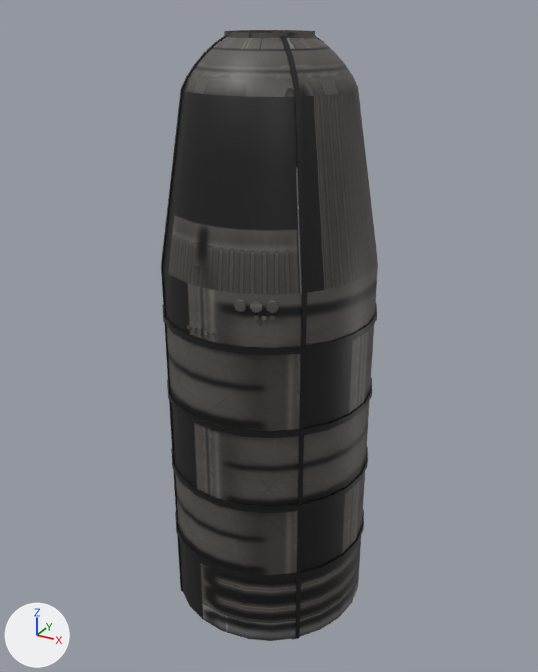
An edit to the Blender file mek_fgb/giant_tank.blend, drawn before and after from the same camera.
Camera for both pictures: a 50 mm camera at (4.0, -7.28, 4.01) aimed at (-0.07, 0.12, 0.31). Every picture has the same lights, and +X, +Y and +Z are marked at lower left.
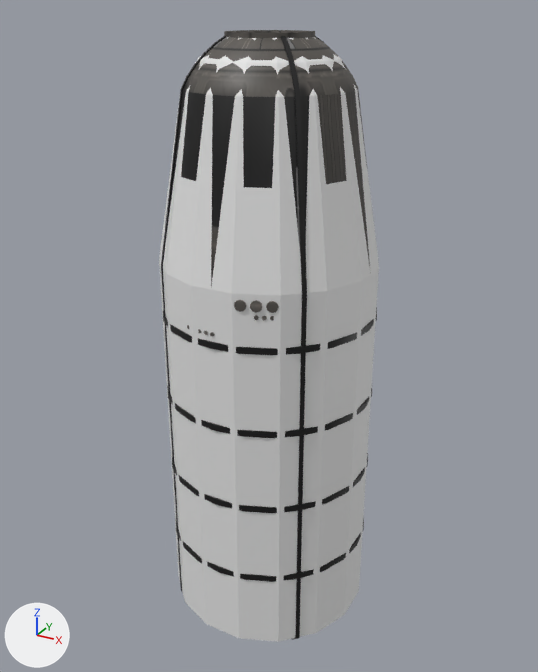
Changed parts and their boxes [x1, y1, x2, y2] in the pictures (538 x 672 px):
'c_1', added
    after: [159, 37, 379, 642]
'mesh', unchanged, covered by the edit
    before: [161, 30, 378, 641]
    after: [161, 30, 377, 640]

Edits to the bpy script that builds the scene:
```text
Add me_cylinder_001:
    me_cylinder_001.from_pydata(...)  # 112 vertices, 98 faces; spans x -1.25..1.25, y -1.25..1.25, z -3.75..3.75
Add ob_c_1:
    ob_c_1 = bpy.data.objects.new('c_1', me_cylinder_001)
    ob_c_1.location = (0.0, 0.0, 0.0)
```
